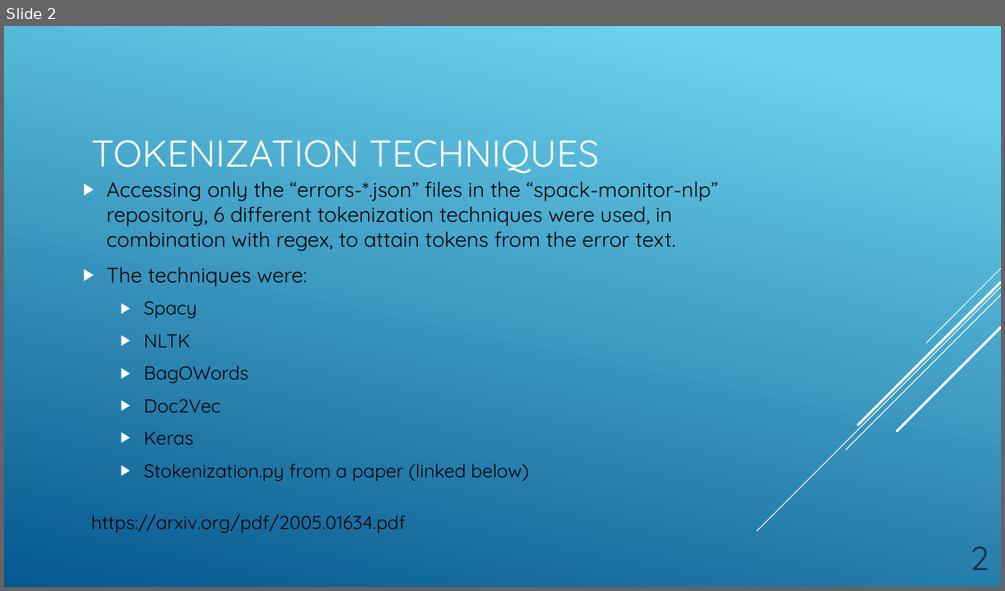
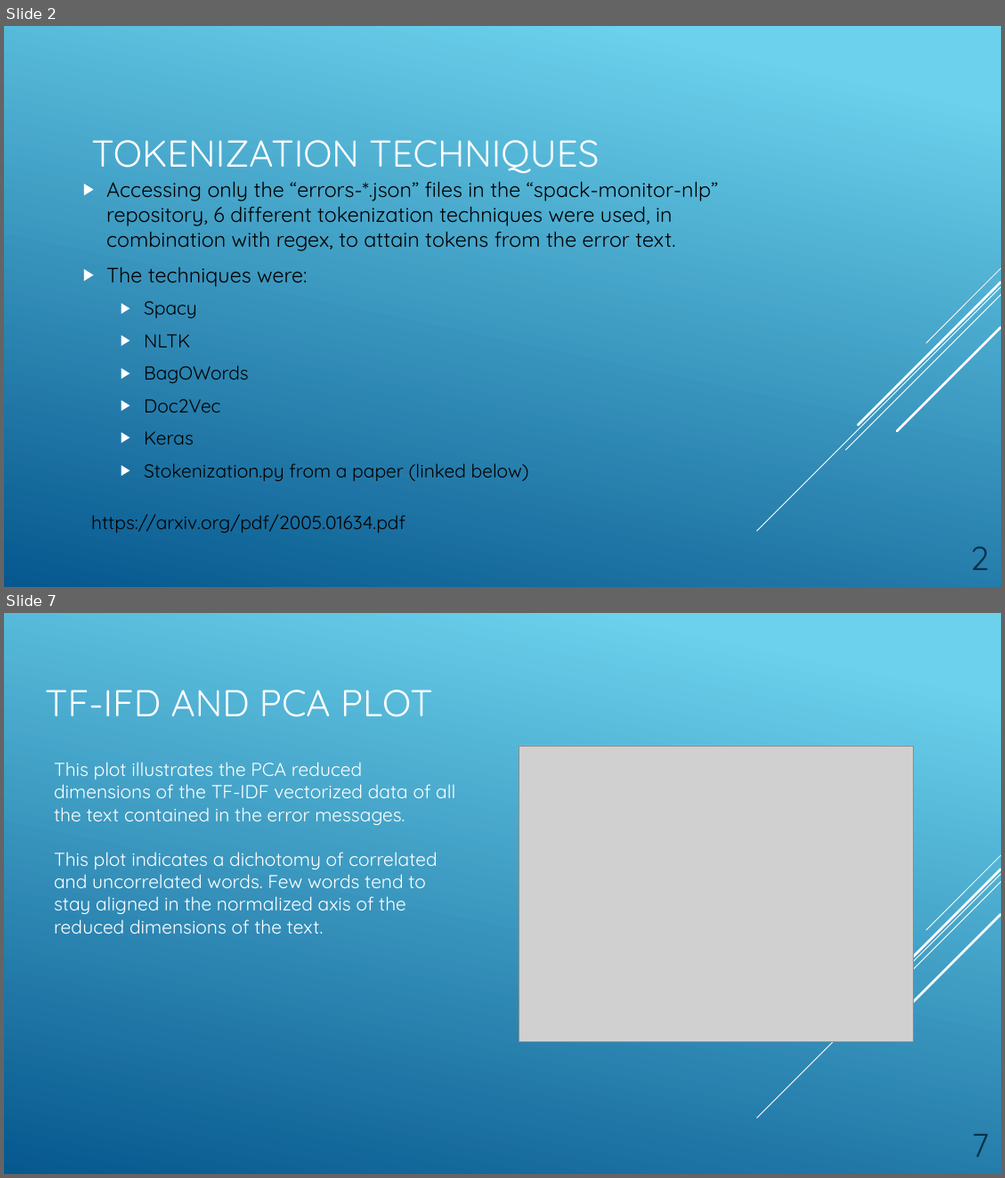
Before and after one commit to TimJN17/spack-monitor-nlp, a slide deck: spacy-tokens/tokenization_presentation_deck.pptx. Shown one above the other, each under a label of ours: slide 2 before the commit, slides 2 and 7 after it; the slides between them are not shown. The pictures are 1005x591 and 1005x1178 pixels, drawn with LibreOffice and Linux fonts; fonts in the diff are those of the drawing; grey boxes stand for pictures. Boxes give left, top, right and bottom in pixels: in the first picture for what was removed or moved away, otherwise in the second. Text is boxed around its words. In the diff, an @@ line names an element or a change of style, - is before the commit and + after.

```diff
--- a/spacy-tokens/tokenization_presentation_deck.pptx
+++ b/spacy-tokens/tokenization_presentation_deck.pptx
@@ slide 7 added at (4, 613, 1001, 1174), background gradient #6ED2EB to #06588E; not listed: 5 template elements that a slide beside it also shows @@
@@ title added at (45, 690, 433, 717), 36 pt, text #FFFFFF @@
+TF-IFD AND PCA PLOT
@@ picture added at (519, 746, 914, 1041) @@
@@ text added at (54, 762, 455, 933), 18 pt, text #FFFFFF @@
+This plot illustrates the PCA reduced dimensions of the TF-IDF vectorized data of all the text contained in the error messages.
+This plot indicates a dichotomy of correlated and uncorrelated words. Few words tend to stay aligned in the normalized axis of the reduced dimensions of the text.
@@ page number added at (971, 1134, 988, 1157), 32 pt, text #0A304A @@
+7
```
Also in this commit, not shown: 4 slides changed, 1 other slide added, 8 other files.
